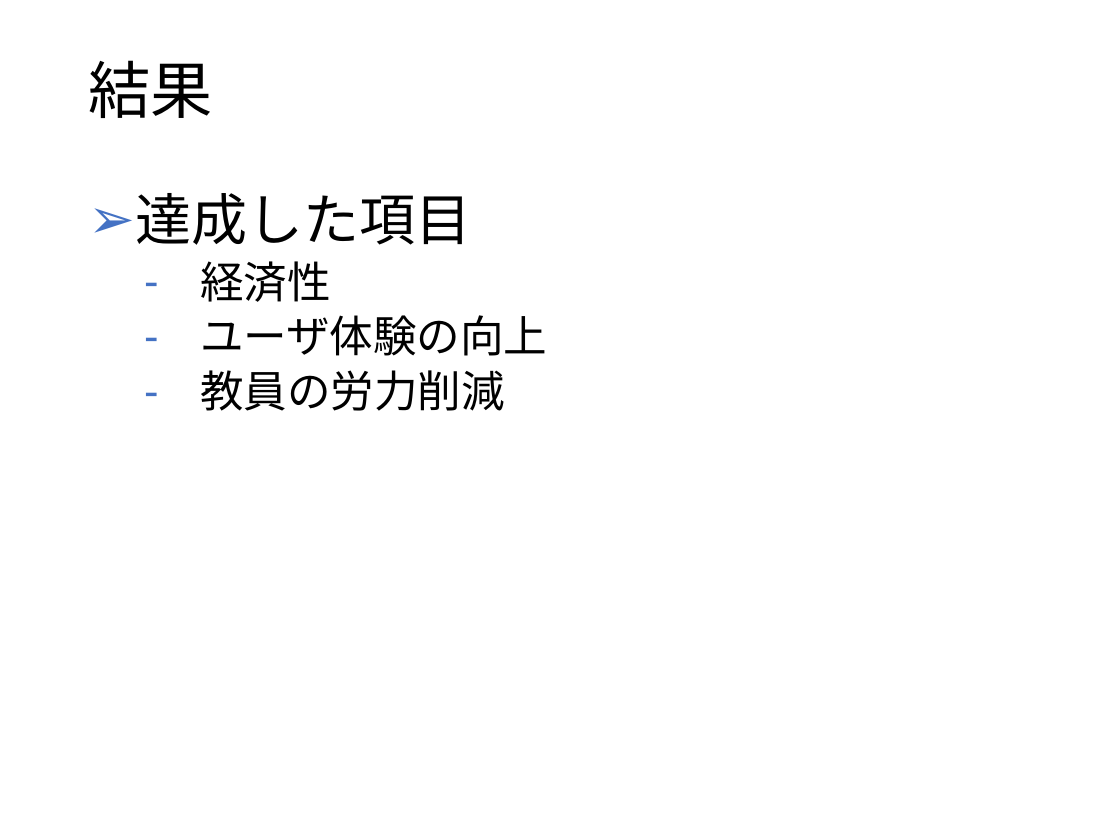
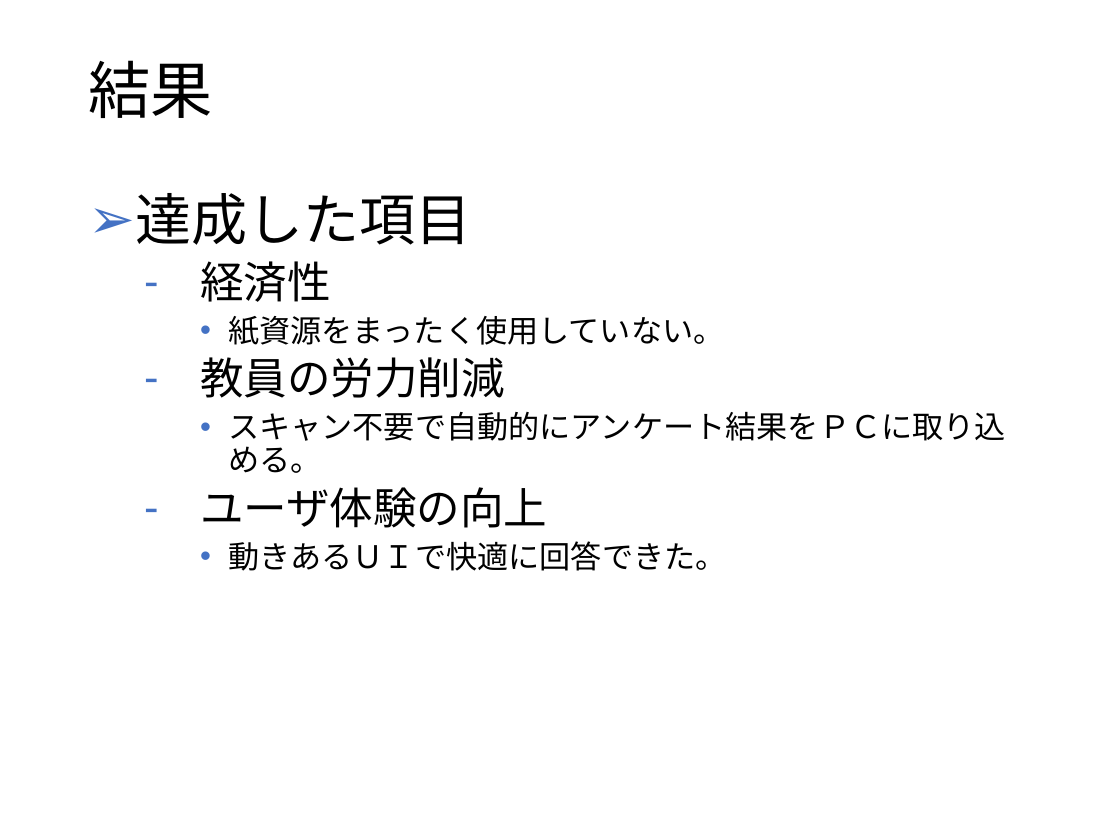
Before and after one commit to kazuwo/kosen-graduation-thesis, a slide deck: slide 6 of 卒業研究発表スライド.pptx. Drawn at 1120x840 pixels with LibreOffice and Linux fonts; fonts in the diff are those of the drawing. Boxes give left, top, right and bottom in pixels: in the first picture for what was removed or moved away, otherwise in the second. Text is boxed around its words. In the diff, an @@ line names an element or a change of style, - is before the commit and + after.

```diff
--- a/卒業研究発表スライド.pptx
+++ b/卒業研究発表スライド.pptx
@@ text at (200,316,1006,473): paragraphs added @@
+    • 紙資源をまったく使用していない。
+  – 教員の労力削減
+    • スキャン不要で自動的にアンケート結果をＰＣに取り込める。
@@ text at (228,541,727,571): text changed; size 28 to 20 pt @@
-  – 教員の労力削減
+    • 動きあるＵＩで快適に回答できた。
```
Also in this commit, not shown: 4 other slides changed, 2 slides added.
